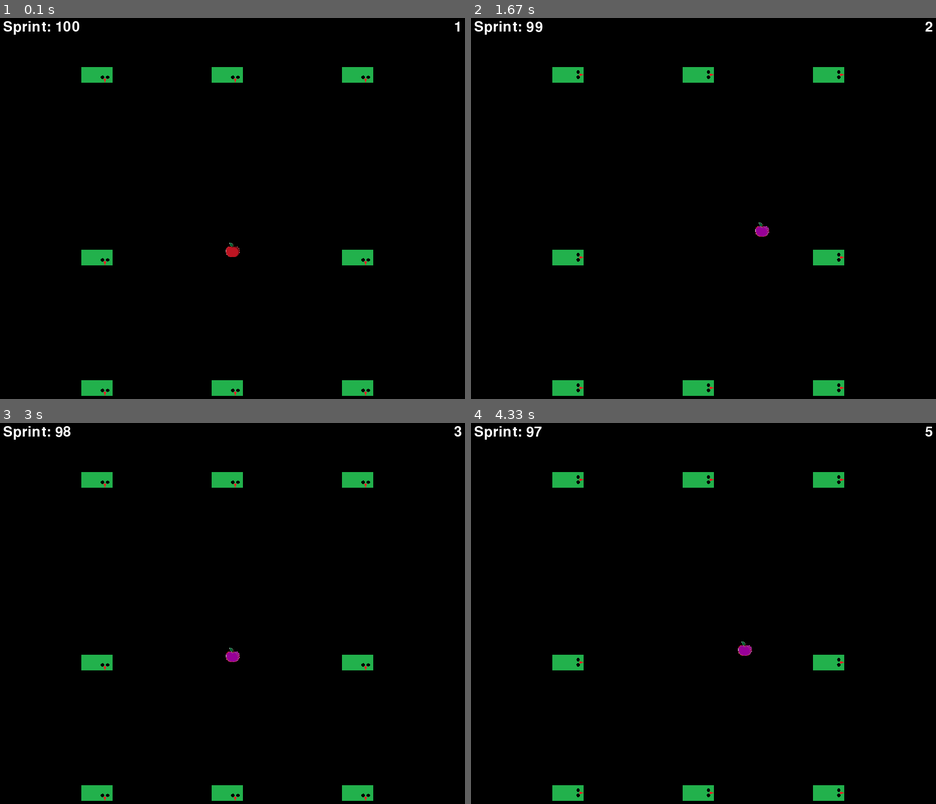
Above: before the commit, frames 1-4 (two rows, left to right).
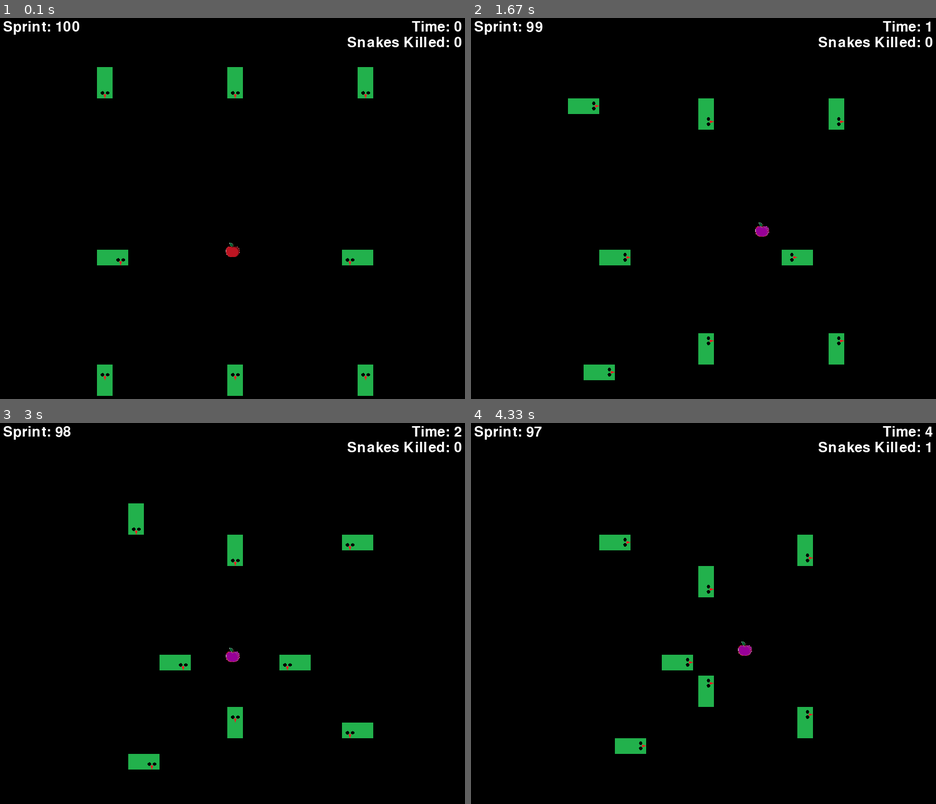
Above: after the commit, the same moments.

Repository: lorinzzz/cursed-snake-game
Game: pygame game, started from main.py
The game is run twice, just before and just after one commit, with the same random seed, the same clock (stepped at 60 frames per second) and the same inputs.
Inputs:
- Up to frame 1 (0.1 s): no input
- Up to frame 2 (1.67 s): hold D 0.33-0.8 s; hold W 0.83-1.13 s; tap Space at 0.9, 1.23, 1.53 s; tap Shift at 0.98 s; hold D 1.17-1.63 s
- Up to frame 3 (3 s): hold A 1.67-2.2 s; tap Space at 1.73, 2.03, 2.3, 2.63, 2.93 s; hold S 2.23-2.53 s; tap Shift at 2.38 s; hold A 2.57-2.97 s
- Up to frame 4 (4.33 s): hold W 3-3.37 s; tap Space at 3.07, 3.47, 3.77, 4.13 s; hold D 3.4-4.03 s; tap Shift at 3.55 s; hold S from 4.07 s (still down)

The runs differ from the first frame. In frame 1, 2.4% of the frame differs, in the area x 17-100%, y 0-100%; in frame 2, 4.7%; in frame 3, 4.7%; in frame 4, 4.4%.

Commit message:
displays how many snakes killed as score

Diff:
--- a/main.py
+++ b/main.py
@@ -25,7 +25,7 @@
 FPS = 60
 REGENERATE_STAMINA = 1000 #regenerate stamina every second
 USE_STAMINA = 20 # drain a percentage of stamina every 20ms == depletes full bar in 2 seconds
-POISON_TIME = 5000 # poison booster lasts only 5 seconds
+POISON_TIME = 3000 # poison booster lasts only 3 seconds
 
 regen_stamina_event = pygame.USEREVENT + 1
 use_stamina_event = pygame.USEREVENT + 2
@@ -50,12 +50,14 @@
     SNAKE_HEAD = pygame.transform.rotate(pygame.transform.scale(SNAKE_HEAD_IMG, (BLOCK_WIDTH, BLOCK_HEIGHT)), direction)
     return SNAKE_HEAD
 
-def draw_window(food, poison, sprint_stamina, snakes, direction, time):
+def draw_window(food, poison, sprint_stamina, snakes, direction, time, snakes_killed):
     WIN.fill(BLACK)
     sprint_bar = pygame.font.SysFont('comicsans', 40).render("Sprint: " + str(sprint_stamina), 1, WHITE)
     WIN.blit(sprint_bar, (10, 10))
-    time = pygame.font.SysFont('comicsans', 40).render(str(time), 1, WHITE)
-    WIN.blit(time, (WIDTH - time.get_width() - 10, 10))
+    time_disp = pygame.font.SysFont('comicsans', 40).render("Time: " + str(time), 1, WHITE)
+    WIN.blit(time_disp, (WIDTH - time_disp.get_width() - 10, 10))
+    snakes_killed_disp = pygame.font.SysFont('comicsans', 40).render("Snakes Killed: " + str(snakes_killed), 1, WHITE)
+    WIN.blit(snakes_killed_disp, (WIDTH - snakes_killed_disp.get_width() - 10, 40))
     if poison == 1:
         WIN.blit(POISON_FOOD, (food.x, food.y))
     elif poison == 0:
@@ -129,7 +131,8 @@
         elif direction[x] == 270:
             snakes[x][0].x += BLOCK_WIDTH
 
-
+# handles collision of food, snake, and poison objects in window
+# returns 1 if snake head collided with poison food or poison object, else 0
 def handle_food_snake_collision(food, snakes, poison):
     del_flag = 0
     del_idx = -2
@@ -164,6 +167,9 @@
                     # collided diagnaolly??
     if del_flag == 1:
         del snakes[del_idx]
+        return 1
+    else:
+        return 0
 
 # max of 8 snakes
 def create_snakes(number_of_snakes, snake_length):
@@ -191,16 +197,13 @@
 
     move = 0
 
-    time_control = 0
-    time = 0
-
     sprint_stamina = STAMINA
     poison = 0
 
     end_game = 0
 
     snakes = create_snakes(8,2)
-
+    snakes_killed = 0
     run = True
     while run:
         clock.tick(FPS)
@@ -236,19 +239,17 @@
         if move % 40 == 0: # controls how fast the snake can move
             direction = snake_ai(snakes, food)
             prev_direction = direction
-            #snake_movement(snakes, direction)
-
-        if time_control % 60 == 0: # increase score every second
-            time += 1
+            snake_movement(snakes, direction)
+
+
 
         if end_game == 1:
-            draw_end_game(time)
+            draw_end_game(pygame.time.get_ticks() // 1000 + (snakes_killed * 10))
             break
 
-        handle_food_snake_collision(food, snakes, poison)
-        draw_window(food, poison, sprint_stamina, snakes, direction, time)
+        snakes_killed += handle_food_snake_collision(food, snakes, poison)
+        draw_window(food, poison, sprint_stamina, snakes, direction, pygame.time.get_ticks() // 1000, snakes_killed)
         move += 1
-        time_control += 1
     main()
 
 
